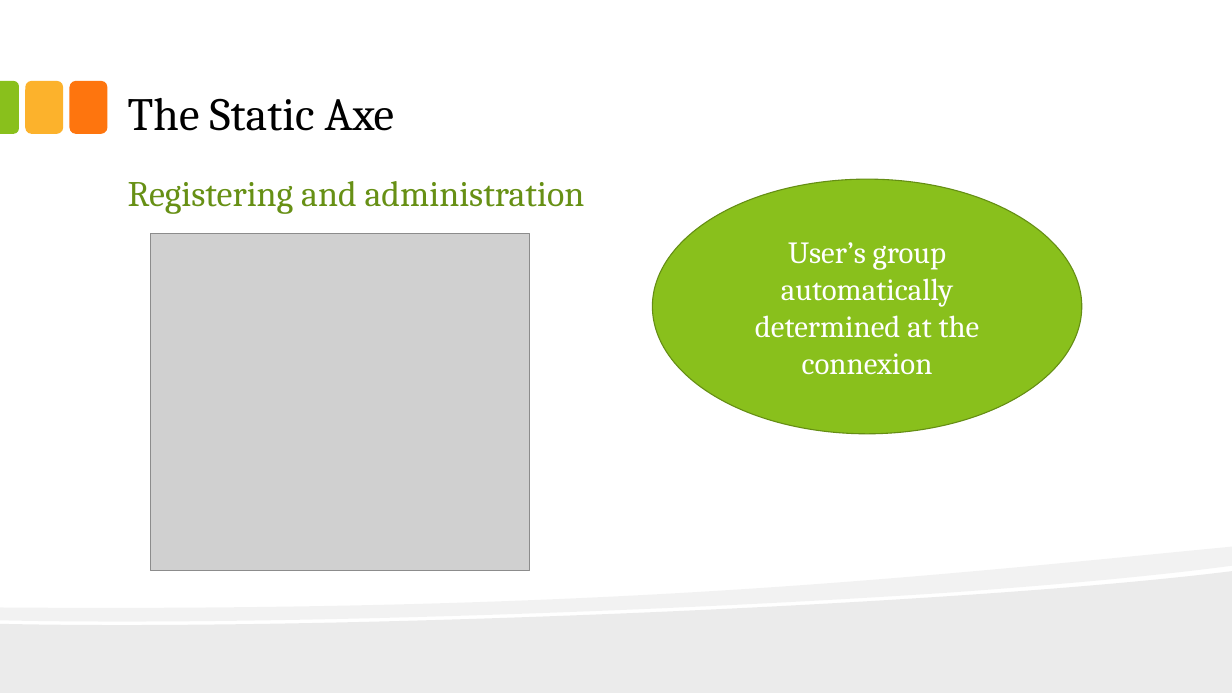
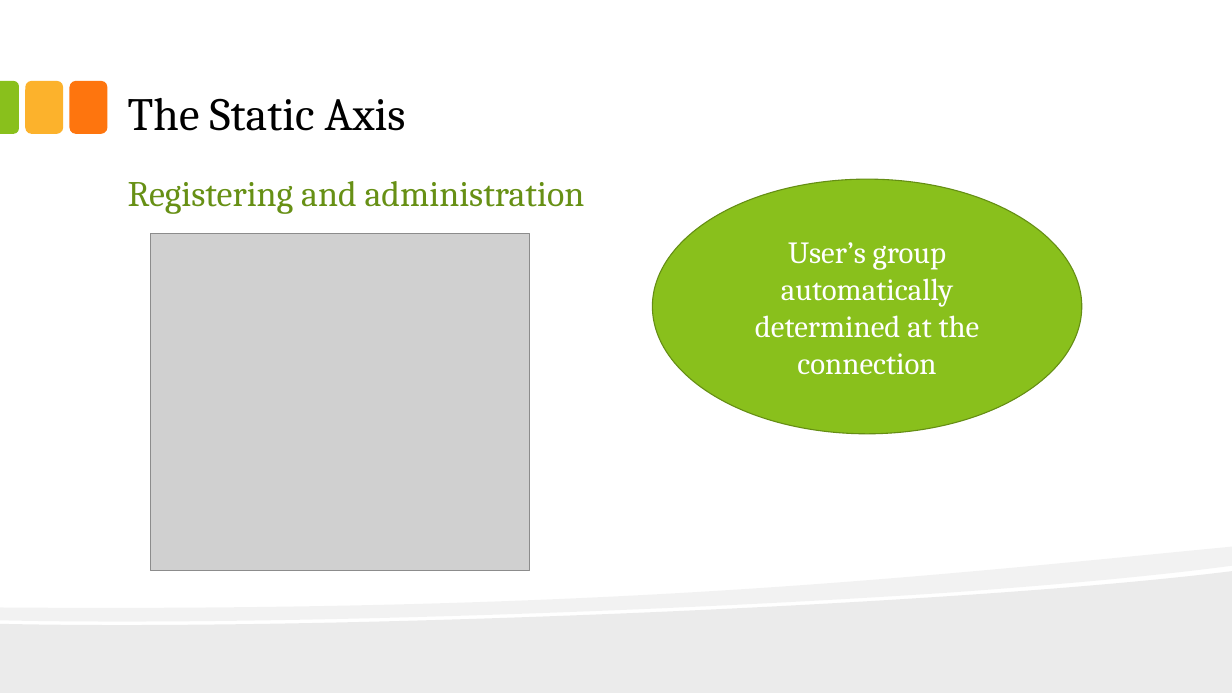
Before and after one commit to thelittlewozniak/iKitchen, a slide deck: slide 15 of Fichiers analyse/IKitchen.pptx. Drawn at 1232x693 pixels with LibreOffice and Linux fonts; fonts in the diff are those of the drawing; grey boxes stand for pictures. Boxes give left, top, right and bottom in pixels: in the first picture for what was removed or moved away, otherwise in the second. Text is boxed around its words. In the diff, an @@ line names an element or a change of style, - is before the commit and + after.

```diff
--- a/Fichiers analyse/IKitchen.pptx
+++ b/Fichiers analyse/IKitchen.pptx
@@ title at (128, 98, 406, 131): text changed @@
-The Static Axe
+The Static Axis
@@ text in ellipse at (755, 242, 980, 375): text changed @@
-User’s group automatically determined at the connexion
+User’s group automatically determined at the connection
```
Also in this commit, not shown: 15 other slides changed, 2 other files.
